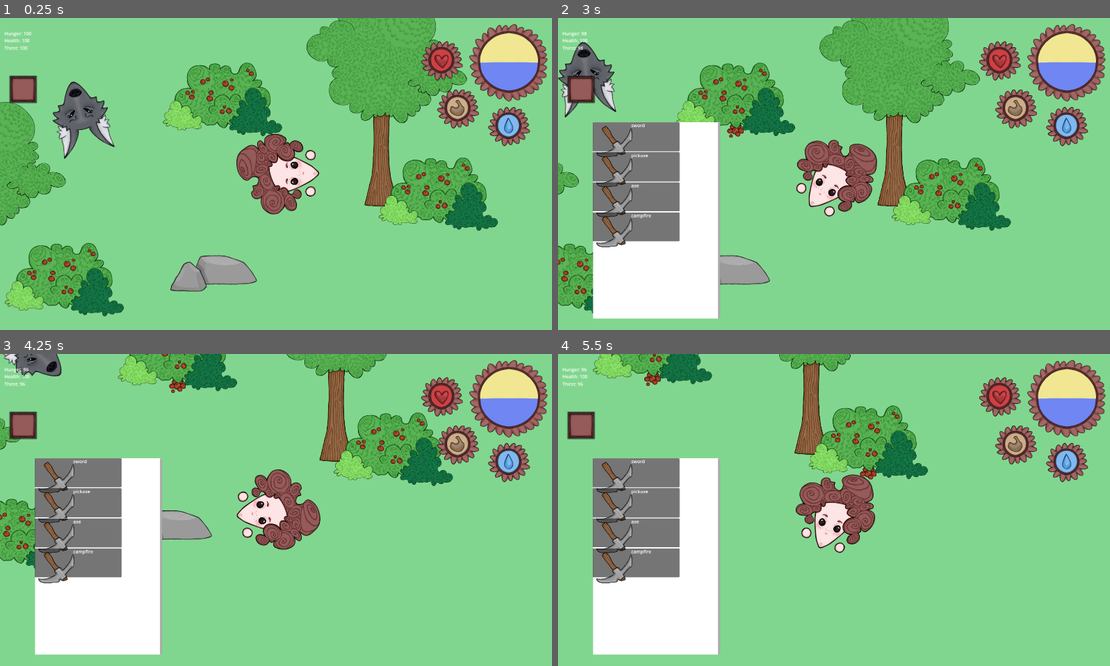
Above: before the commit, frames 1-4 (two rows, left to right).
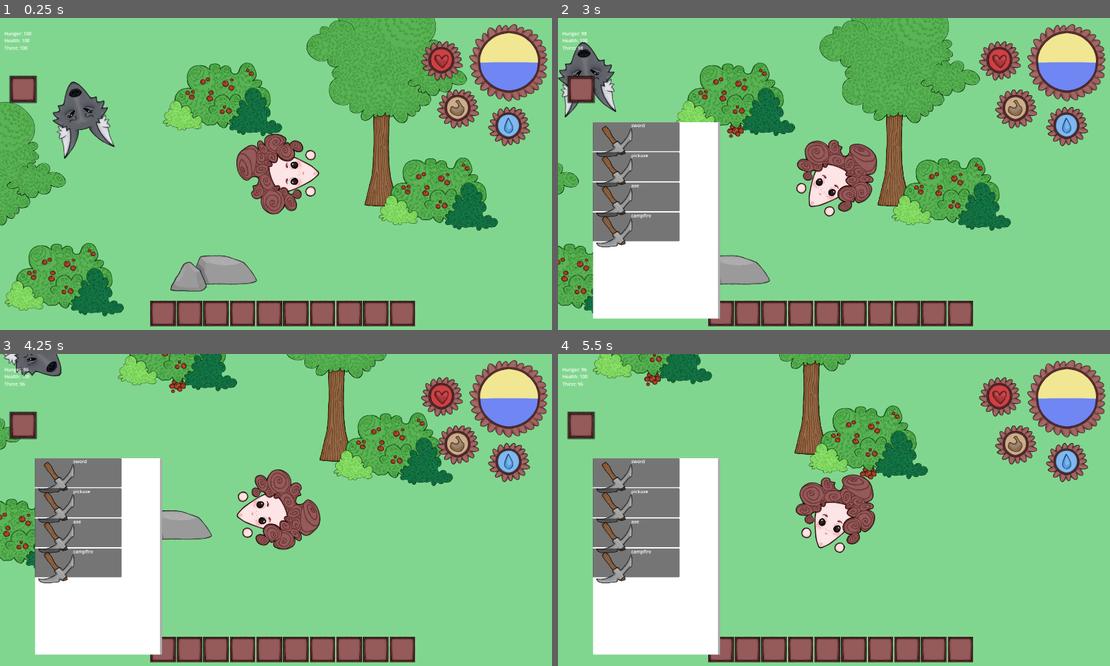
Above: after the commit, the same moments.

Repository: 7riciu/survival-game
Game: Godot game, scene res://scenes/game.tscn
Same seed, same stepped clock (60 frames per second), same inputs: the game is played once before the commit and once after it.
Inputs (mouse positions are in pixels of both pictures, inside the frame that each line leads up to):
- Up to frame 1 (0.25 s): no input
- Up to frame 2 (3 s): tap Enter at 0.5 s; move the mouse to (955, 158) at 0.52 s; hold Right (right) 0.53-1.25 s; tap E (e) at 0.6 s; tap 1 (slot 1) at 0.8 s; click (580, 89) at 1.25 s; click "pickaxe" at 2 s; click (723, 314) at 2.77 s
- Up to frame 3 (4.25 s): move the mouse to (165, 525) at 3.52 s; hold Down (down) from 3.53 s (still down); tap 1 (slot 1) at 3.6 s; tap 2 (slot 2) at 3.8 s
- Up to frame 4 (5.5 s): move the mouse to (889, 441) at 4.27 s; release Down (down) at 4.28 s; hold Right (right) 4.28-5.03 s; tap 2 (slot 2) at 4.35 s; tap 3 (slot 3) at 4.55, 5.1 s; move the mouse to (806, 572) at 5.02 s; hold Up (up) from 5.03 s (still down); tap E (e) at 5.3 s

The runs differ from the first frame. In frame 1, 3.8% of the frame differs, in the area x 27-76%, y 90-99%; in frame 2, 3.8%; in frame 3, 3.7%; in frame 4, 3.8%.
Error before the commit: Parse Error: Expected resource path after "(". (res://scripts/inventory.gd:51)

Commit message:
Select inventory slots and equip tools ^^

Diff:
--- a/items/axe.tres
+++ b/items/axe.tres
@@ -8,3 +8,4 @@
 id = "axe"
 display_name = "axe"
 icon = ExtResource("1_vijfb")
+holdable = true
--- a/items/items_data.gd
+++ b/items/items_data.gd
@@ -5,3 +5,4 @@
 @export var display_name: String
 @export var icon: Texture2D
 @export var stackable := true
+@export var holdable: bool
--- a/items/pickaxe.tres
+++ b/items/pickaxe.tres
@@ -8,3 +8,4 @@
 id = "pickaxe"
 display_name = "pickaxe"
 icon = ExtResource("1_ixunl")
+holdable = true
--- a/items/sword.tres
+++ b/items/sword.tres
@@ -8,3 +8,4 @@
 id = "sword"
 display_name = "sword"
 icon = ExtResource("1_bikib")
+holdable = true
--- /dev/null
+++ b/scenes/pickaxe.tscn
@@ -0,0 +1,8 @@
+[gd_scene load_steps=2 format=3 uid="uid://xjvrxfpoioq5"]
+
+[ext_resource type="Texture2D" uid="uid://d1ejn2c17mv4r" path="res://assets/pickaxe.png" id="1_40cab"]
+
+[node name="pickaxe" type="Node2D"]
+
+[node name="Sprite2D" type="Sprite2D" parent="."]
+texture = ExtResource("1_40cab")
--- a/scenes/player.tscn
+++ b/scenes/player.tscn
@@ -33,3 +33,6 @@
 [node name="CollisionShape2D" type="CollisionShape2D" parent="."]
 position = Vector2(2, 12)
 shape = SubResource("CapsuleShape2D_31cv2")
+
+[node name="Hand" type="Node2D" parent="." groups=["player_hand"]]
+position = Vector2(66, 114)
--- a/scripts/inventory.gd
+++ b/scripts/inventory.gd
@@ -7,6 +7,9 @@
 @onready var inventory_grid: GridContainer = $GridContainer
 var inventory_slot_scene: PackedScene = preload("res://scenes/inventory_slot.tscn")
 var slots: Array = []
+
+@onready var player_hand =  get_tree().get_first_node_in_group("player_hand")
+@onready var held_item = null
 
 func _ready() -> void:
 	inventory_grid.columns = cols
@@ -23,6 +26,10 @@
 func _process(_delta: float) -> void:
 	if Input.is_action_just_pressed("slot 1"):
 		select(slots[0].item)
+	if Input.is_action_just_pressed("slot 2"):
+		select(slots[1].item)
+	if Input.is_action_just_pressed("slot 3"):
+		select(slots[2].item)
 
 func refresh():
 	var inv_item_scene = preload("res://scenes/inventory_item.tscn")
@@ -47,5 +54,22 @@
 		print(slots[0].item.item_name)
 
 func select(itm):
+	if itm == null:
+		return
+
+	if held_item != null:
+		held_item.queue_free()
+		held_item = null
+
 	if itm.is_holdable:
-		var holdable_item_scene = preload()
+		var holdable_item_name = itm.item_name.to_lower()
+		var scene: PackedScene = load("res://scenes/" + holdable_item_name + ".tscn")
+
+		if scene == null:
+			push_error("Scene not found for item: " + holdable_item_name)
+			return
+
+		var instance = scene.instantiate()
+		player_hand.add_child(instance)
+		instance.position = Vector2.ZERO
+		held_item = instance
--- a/scripts/inventory_item.gd
+++ b/scripts/inventory_item.gd
@@ -4,12 +4,14 @@
 var item_name: String
 var icon: Texture2D
 var is_stackable: bool = true
+var is_holdable: bool
 var amount: int = 0
 
 func set_from_item_data(item: ItemData, amount_value: int):
 	item_name = item.display_name
 	icon = item.icon
 	is_stackable = item.stackable
+	is_holdable = item.holdable
 	amount = amount_value
 
 	$Sprite2D.texture = icon
